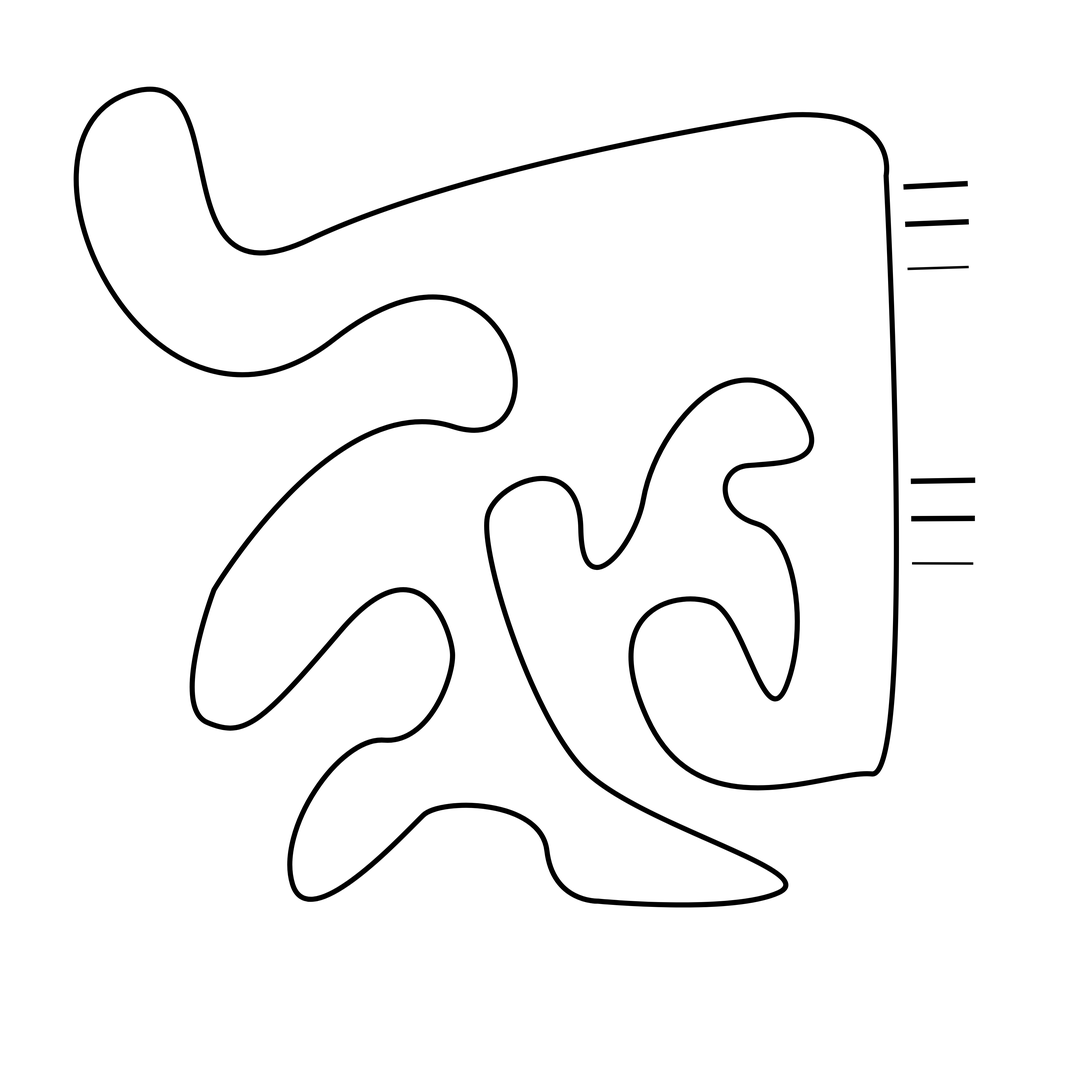
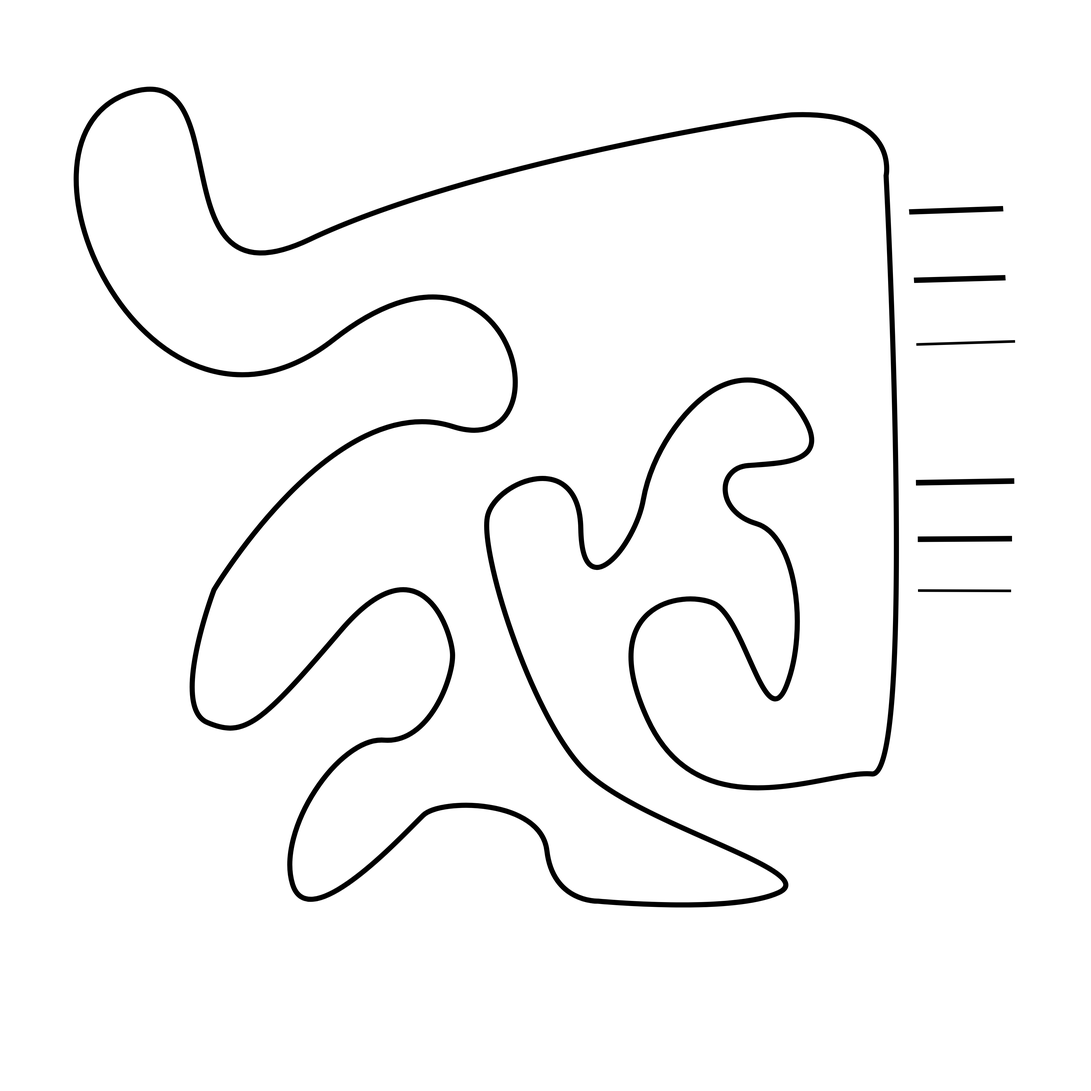
Before/after of a 1091×1091 layered artwork. What changed in the layer stack:
pixels changed over [left=99, top=117, right=1016, bottom=908] (layer not identified)
